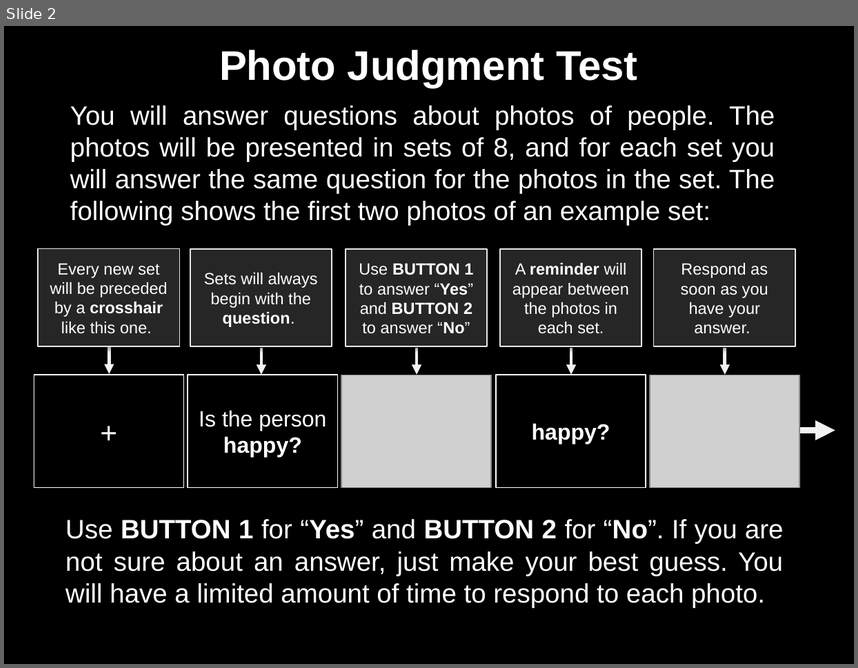
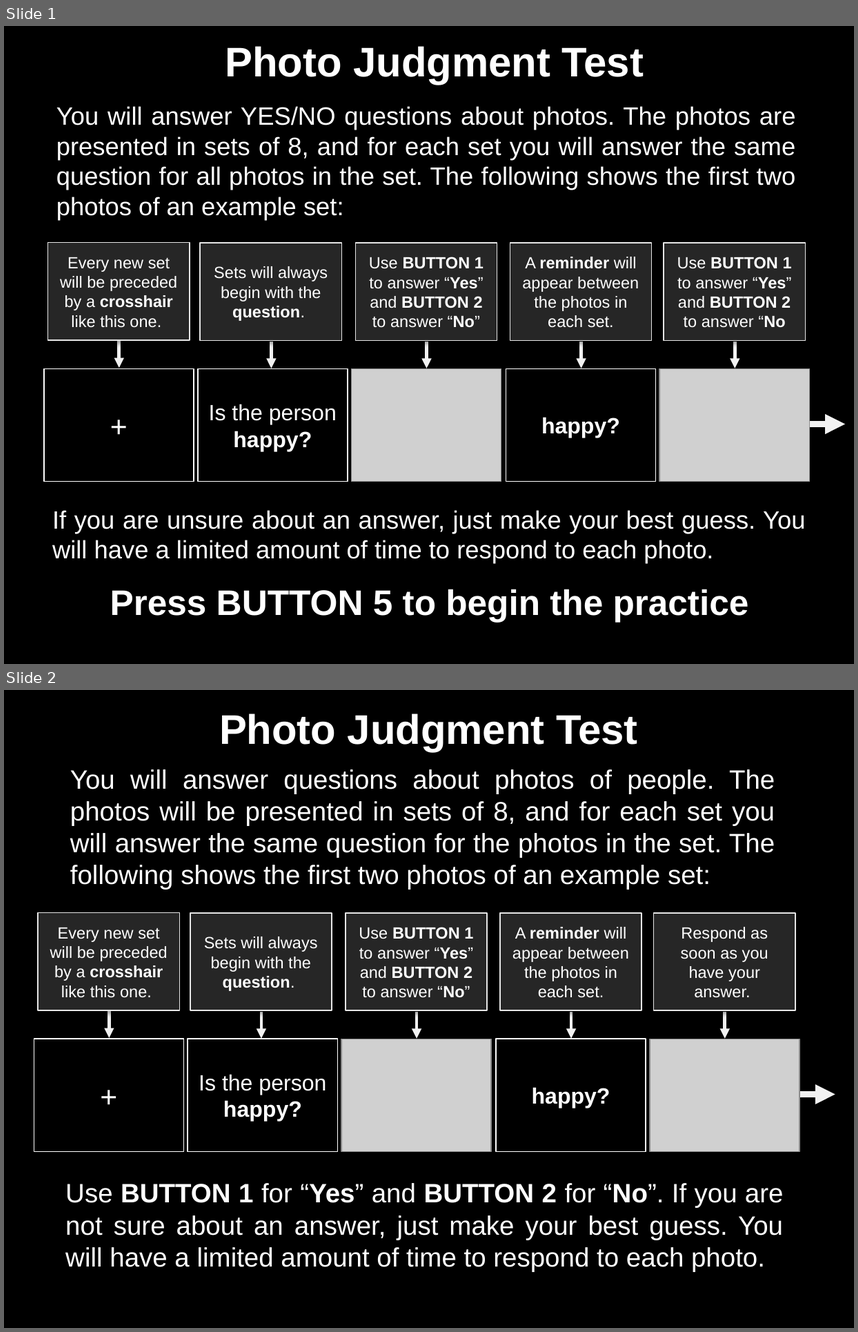
Before and after one commit to spunt/whyhowlocalizer, a slide deck: stimuli/screens.pptx. Shown one above the other, each under a label of ours: slide 2 before the commit, slides 1 and 2 after it. The pictures are 858x668 and 858x1332 pixels, drawn with LibreOffice and Linux fonts; fonts in the diff are those of the drawing; grey boxes stand for pictures. Boxes give left, top, right and bottom in pixels: in the first picture for what was removed or moved away, otherwise in the second. Text is boxed around its words. In the diff, an @@ line names an element or a change of style, - is before the commit and + after.

Commit message:
added run_practice.m, which runs a brief practice version

```diff
--- a/stimuli/screens.pptx
+++ b/stimuli/screens.pptx
@@ slide 1 added at box(4, 26, 854, 664), background #000000 @@
@@ text added at box(225, 46, 644, 84), 28 pt, text #FFFFFF, bold @@
+Photo Judgment Test
@@ text added at box(56, 106, 796, 220), 17 pt, text #FFFFFF @@
+You will answer YES/NO questions about photos. The photos are presented in sets of 8, and for each set you will answer the same question for all photos in the set. The following shows the first two photos of an example set:
@@ rectangle added at box(47, 243, 189, 341), fill #262626, outline #E6E6E6 0.75 pt, 11 pt, text #FFFFFF @@
+Every new set will be preceded by a crosshair like this one.
@@ rectangle added at box(201, 243, 342, 341), fill #262626, outline #E6E6E6 0.75 pt, 11 pt, text #FFFFFF @@
+Sets will always begin with the question.
@@ rectangle added at box(356, 243, 497, 341), fill #262626, outline #E6E6E6 0.75 pt, 11 pt, text #FFFFFF @@
+Use BUTTON 1 to answer “Yes” and BUTTON 2 to answer “No”
@@ rectangle added at box(510, 243, 651, 341), fill #262626, outline #E6E6E6 0.75 pt, 11 pt, text #FFFFFF @@
+A reminder will appear between the photos in each set.
@@ rectangle added at box(664, 243, 805, 341), fill #262626, outline #E6E6E6 0.75 pt, 11 pt, text #FFFFFF @@
+Use BUTTON 1 to answer “Yes” and BUTTON 2 to answer “No
@@ arrow added from (119, 341) to (119, 367), #F2F2F2 2.25 pt @@
@@ arrow added from (272, 341) to (272, 368), #F2F2F2 2.25 pt @@
@@ arrow added from (427, 341) to (427, 368), #F2F2F2 2.25 pt @@
@@ arrow added from (581, 341) to (581, 368), #F2F2F2 2.25 pt @@
@@ arrow added from (735, 341) to (735, 368), #F2F2F2 2.25 pt @@
@@ group added at box(45, 368, 846, 481): 3 rectangles, 2 pictures, 1 arrow @@
+Is the person
+happy?
+happy?
++
@@ text added at box(52, 510, 805, 621), 17 pt, text #FFFFFF @@
+If you are unsure about an answer, just make your best guess. You will have a limited amount of time to respond to each photo.
+Press BUTTON 5 to begin the practice
```
Also in this commit, not shown: 25 other files.
